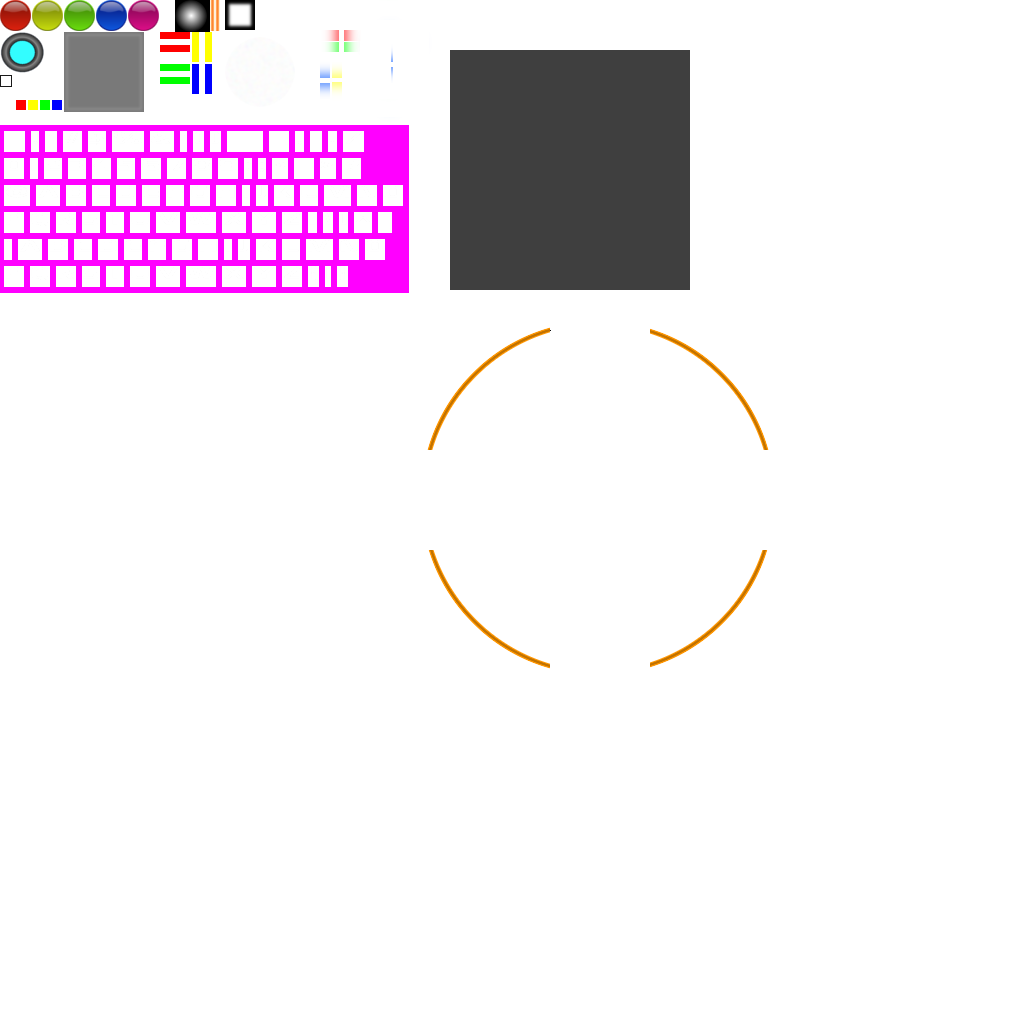
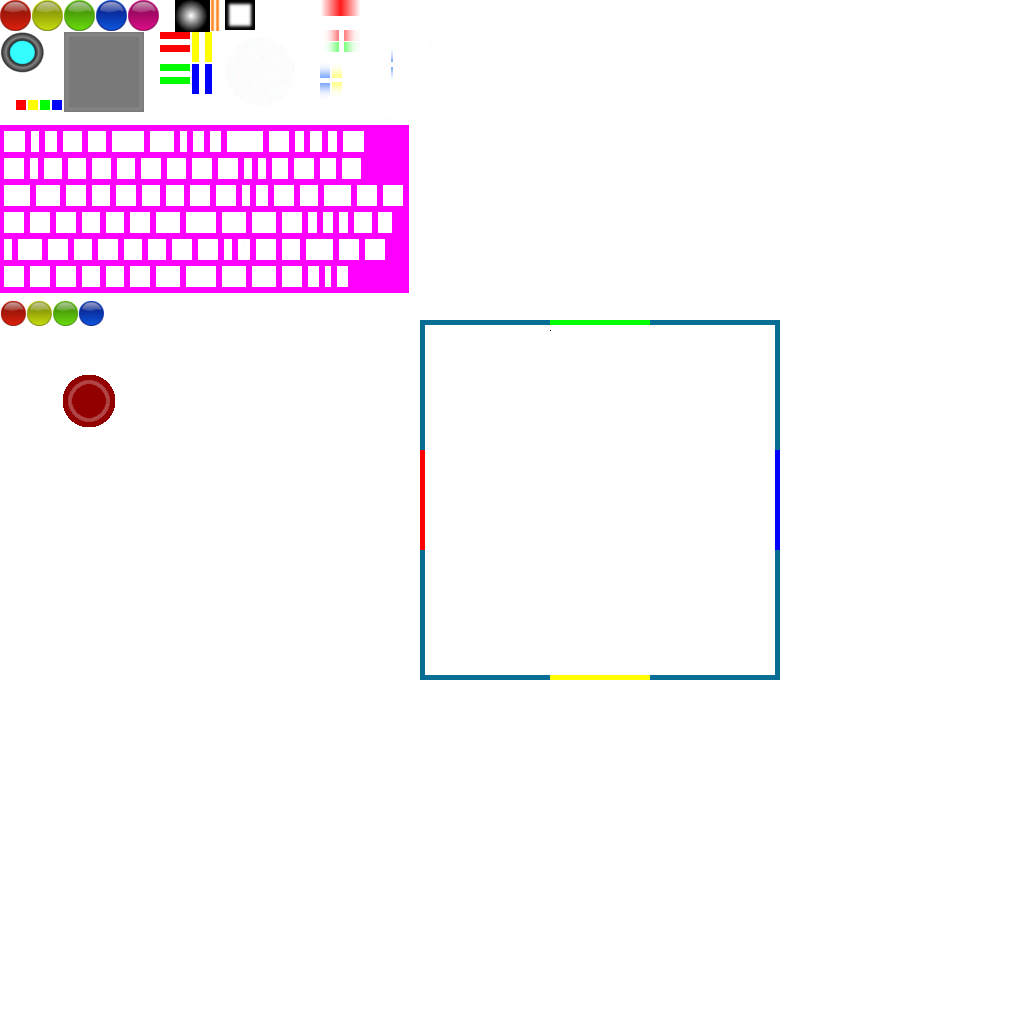
Comparing the layer stacks of the two 1024px x 1024px images. Changes:
hid "Ebene #3" over (427, 327, 769, 669)
added layer "Ebene #9" above "Ebene #2" over (420, 320, 780, 680)
added layer "Ebene #13" above "Ebene #8" over (420, 320, 780, 680)
painted on "Ebene #7" over (0, 0, 360, 87)
added layer "Ebene #12" (36%) above "Ebene #10" over (68, 380, 110, 422)
added layer "Ebene #10" above "Balls" over (68, 380, 110, 422)
painted on "Balls" over (0, 50, 690, 427)
